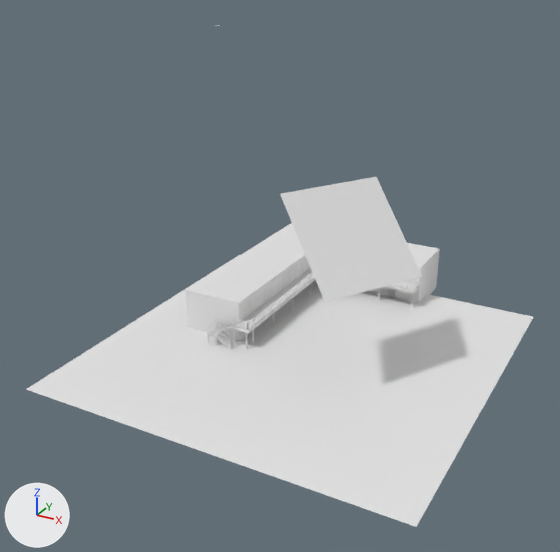
Renders of the Blender file 01-Models/tw-motel2.blend from each side of a commit.
Both versions are drawn from a camera (50 mm lens) standing at (43.7, -81.4, 44.0) and looking at (6.2, -13.2, 9.9). The axes (+X, +Y, +Z) are drawn at lower left. The lights are the same throughout. Materials are left out; every surface is plain grey.

The scene before the commit, as lines of its bpy script (objects in view):
```python
ob_group_008 = bpy.data.objects.new('Group.008', None)
ob_group_008.location = (2.3, 5.7, 2.5)
ob_group_008.rotation_euler = (0.0, 0.0, -1.571)  # degrees (0, 0, -90)
ob_group_009 = bpy.data.objects.new('Group.009', None)
ob_group_009.location = (2.3, 3.7, 2.5)
ob_group_010 = bpy.data.objects.new('Group.010', None)
ob_group_010.location = (2.3, 1.7, 2.5)
ob_group_011 = bpy.data.objects.new('Group.011', None)
ob_group_011.location = (2.3, -0.3, 2.5)
ob_group_013 = bpy.data.objects.new('Group.013', None)
ob_group_013.location = (2.3, -4.3, 2.5)
ob_group_020 = bpy.data.objects.new('Group.020', None)
ob_group_020.location = (8.3, 5.7, 2.5)
ob_group_020.rotation_euler = (0.0, 0.0, -1.571)  # degrees (0, 0, -90)
ob_group_022 = bpy.data.objects.new('Group.022', None)
ob_group_022.location = (12.3, 5.7, 2.5)
ob_group_022.rotation_euler = (0.0, 0.0, -1.571)  # degrees (0, 0, -90)
ob_plane = bpy.data.objects.new('Plane', me_plane)
ob_plane.location = (13.9, -11.7, 15.5)
ob_plane.rotation_euler = (0.0, 0.785, -0.536)  # degrees (0, 45, -31)
ob_plane.scale = (6.13, 6.13, 6.13)
ob_plane_001 = bpy.data.objects.new('Plane.001', me_plane_001)
ob_plane_001.location = (7.8, -10.9, 0.0)
ob_plane_001.scale = (21.7, 21.7, 21.7)
# also in view: 'Cube' at (-2.4, 0.7, 2.1); 'Cube.033' at (12.9, 10.4, 2.1)
```
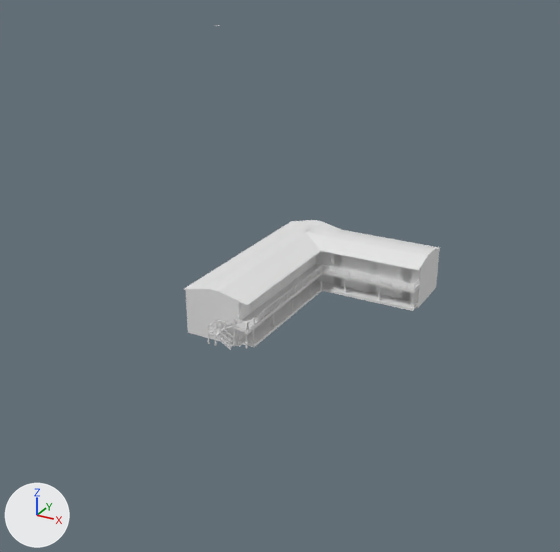
Where the change shows, as pixel boxes (x1, y1, x2, y2) in the pictures (560 x 552 px):
'Plane.001', deleted
    before: (26, 255, 533, 527)
'Plane', moved, turned, rescaled
    before: (280, 177, 422, 302)
    after: (192, 298, 233, 333)
'Cube', reshaped
    before: (185, 223, 320, 345)
    after: (184, 220, 342, 347)
'Cube.033', reshaped
    before: (353, 243, 440, 309)
    after: (304, 228, 440, 311)
'Group.031', added
    after: (247, 251, 321, 306)
'Group.032', added
    after: (321, 251, 419, 271)
'Group.011', surface changed
    both: (301, 275, 309, 288)
'Group.008', surface changed
    both: (322, 264, 335, 273)
'Group.010', surface changed
    both: (308, 270, 316, 282)
'Group.013', surface changed
    both: (286, 287, 294, 299)
'Group.009', surface changed
    both: (315, 265, 322, 277)
'Group.012', surface changed
    both: (294, 281, 301, 294)
'Group.016', surface changed
    both: (262, 305, 271, 319)
'Group.015', surface changed
    both: (270, 298, 279, 312)
'Group.014', surface changed
    both: (278, 292, 287, 306)
part 1 of me_cube_033, built on
    after: (304, 228, 440, 270)
part 2 of me_cube, added
    after: (184, 220, 342, 305)

Patch to the scene script:
```diff
--- a/01-Models/tw-motel2.blend.py
+++ b/01-Models/tw-motel2.blend.py
@@ me_cube_033 @@
 # used by ob_cube_033; location = (12.9, 11.4, 2.5); rotation_euler = (0.0, 0.0, -1.571), in degrees (0, 0, -90); scale = (3.75, 12.5, 2.5)
-me_cube_033.from_pydata(...)  # 76 vertices, 49 faces; spans x -1.0..1.54, y -1.0..1.0, z -1.31..1.0
+me_cube_033.from_pydata(...)  # 108 vertices, 71 faces; spans x -1.11..1.54, y -1.26..1.0, z -1.31..1.34
+# me_cube_033 part 1: 2 vertices moved from x -1.0..1.0, y -1.0, z 1.0 to x -1.0..1.0, y -1.02, z 1.0; 32 vertices added at x -1.11..1.25, y -1.26..0.2, z 1.0..1.34
@@ me_cube @@
 # used by ob_cube; location = (-3.4, 0.0, 2.5); scale = (3.75, 12.5, 2.5)
-me_cube.from_pydata(...)  # 88 vertices, 81 faces; spans x -1.0..1.54, y -1.1..1.21, z -1.31..1.0
+me_cube.from_pydata(...)  # 124 vertices, 103 faces, 1 loose edge; spans x -1.1..1.54, y -1.1..1.21, z -1.31..1.34
+# me_cube part 2: 36 vertices added at x -1.1..1.31, y -1.0..1.21, z 1.0..1.34
@@ me_cylinder @@
+me_cylinder.from_pydata([(0.0, 1.0, -1.0), (0.0, 1.0, 1.0), (0.41, 0.91, -1.0), (0.41, 0.91, 1.0), (0.74, 0.67, -1.0), (0.74, 0.67, 1.0), (0.95, 0.31, -1.0), (0.95, 0.31, 1.0), (0.99, -0.1, -1.0), (0.99, -0.1, 1.0), (0.87, -0.5, -1.0), (0.87, -0.5, 1.0), (0.59, -0.81, -1.0), (0.59, -0.81, 1.0), (0.21, -0.98, -1.0), (0.21, -0.98, 1.0), (-0.21, -0.98, -1.0), (-0.21, -0.98, 1.0)], [], [(0, 1, 3, 2), (2, 3, 5, 4), (4, 5, 7, 6), (6, 7, 9, 8), (8, 9, 11, 10), (10, 11, 13, 12), (12, 13, 15, 14), (14, 15, 17, 16), (3, 1, 17, 15, 13, 11, 9, 7, 5), (0, 2, 4, 6, 8, 10, 12, 14, 16)])
@@ col_group_007 @@
 col_group_007 = bpy.data.collections.new('Group.007')
-col_group_007.objects.link(ob_cube_049)
+col_group_007.objects.link(ob_cylinder)
@@ col_group_006 @@
+col_group_006 = bpy.data.collections.new('Group.006')
+col_group_006.objects.link(ob_cube_049)
@@ ob_plane_001 @@
-ob_plane_001 = bpy.data.objects.new('Plane.001', me_plane_001)
@@ ob_group_016 @@
 ob_group_016.instance_type = 'COLLECTION'
-ob_group_016.instance_collection = col_group_007
+ob_group_016.instance_collection = col_group_006
@@ ob_group_015 @@
 ob_group_015.instance_type = 'COLLECTION'
-ob_group_015.instance_collection = col_group_007
+ob_group_015.instance_collection = col_group_006
@@ ob_group_014 @@
 ob_group_014.instance_type = 'COLLECTION'
-ob_group_014.instance_collection = col_group_007
+ob_group_014.instance_collection = col_group_006
@@ ob_group_013 @@
 ob_group_013.instance_type = 'COLLECTION'
-ob_group_013.instance_collection = col_group_007
+ob_group_013.instance_collection = col_group_006
@@ ob_group_012 @@
 ob_group_012.instance_type = 'COLLECTION'
-ob_group_012.instance_collection = col_group_007
+ob_group_012.instance_collection = col_group_006
@@ ob_group_011 @@
 ob_group_011.instance_type = 'COLLECTION'
-ob_group_011.instance_collection = col_group_007
+ob_group_011.instance_collection = col_group_006
@@ ob_group_010 @@
 ob_group_010.instance_type = 'COLLECTION'
-ob_group_010.instance_collection = col_group_007
+ob_group_010.instance_collection = col_group_006
@@ ob_group_009 @@
 ob_group_009.instance_type = 'COLLECTION'
-ob_group_009.instance_collection = col_group_007
+ob_group_009.instance_collection = col_group_006
@@ ob_group_008 @@
 ob_group_008.instance_type = 'COLLECTION'
-ob_group_008.instance_collection = col_group_007
+ob_group_008.instance_collection = col_group_006
@@ ob_plane @@
 ob_plane = bpy.data.objects.new('Plane', me_plane)
-ob_plane.location = (13.9, -11.7, 15.5)
-ob_plane.rotation_euler = (0.0, 0.785, -0.536)  # degrees (0, 45, -31)
-ob_plane.scale = (6.13, 6.13, 6.13)
+ob_plane.location = (-3.3, -12.5, 2.5)
+ob_plane.rotation_euler = (1.571, 0.0, 0.0)  # degrees (90, 0, 0)
+ob_plane.scale = (2.86, 1.62, 0.787)
@@ ob_cylinder @@
+ob_cylinder = bpy.data.objects.new('Cylinder', me_cylinder)
+ob_cylinder.location = (0.0, 0.0, 0.0)
+ob_cylinder.rotation_euler = (-1.571, 1.675, -1.571)  # degrees (-90, 96, -90)
+ob_cylinder.scale = (0.282, 0.282, 12.9)
@@ ob_group_032 @@
+ob_group_032 = bpy.data.objects.new('Group.032', None)
+ob_group_032.location = (8.5, 6.7, 5.0)
+ob_group_032.rotation_euler = (0.0, 0.0, 3.142)  # degrees (0, 0, 180)
+ob_group_032.scale = (0.531, 0.493, 0.493)
+ob_group_032.instance_type = 'COLLECTION'
+ob_group_032.instance_collection = col_group_007
```
